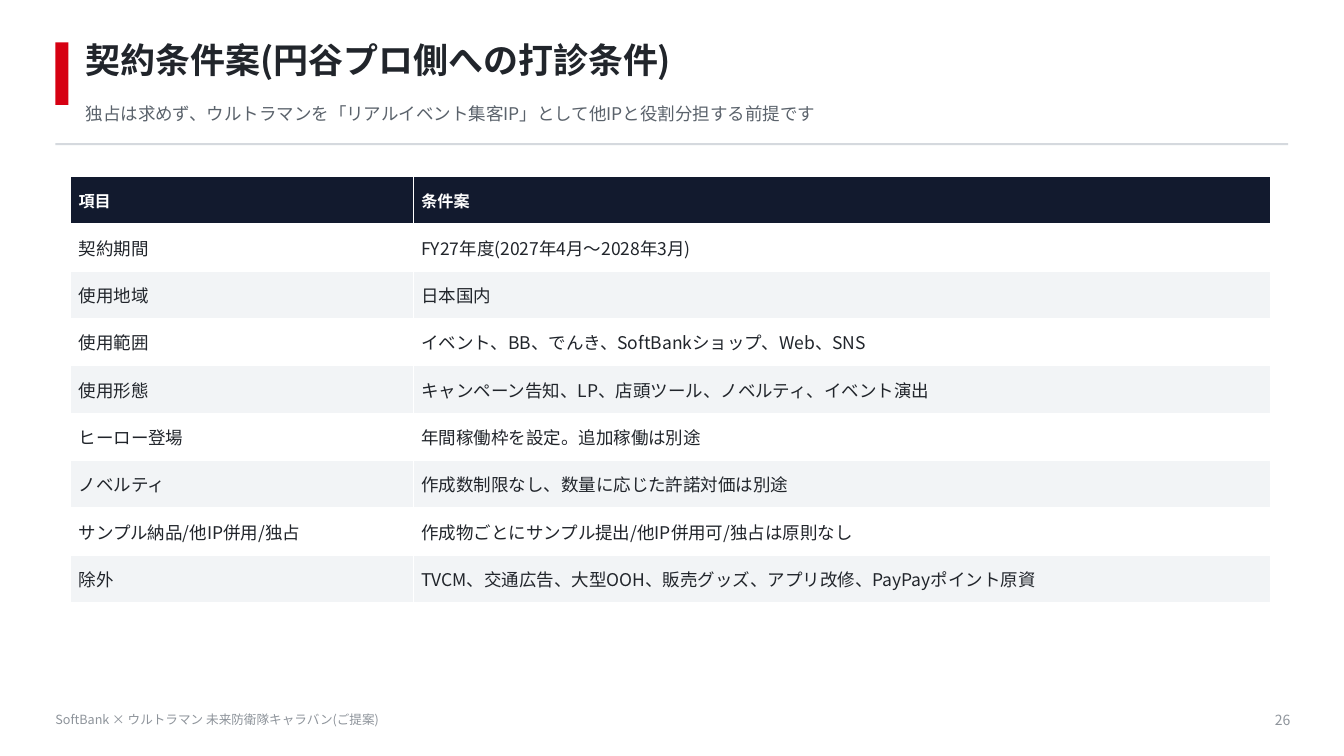
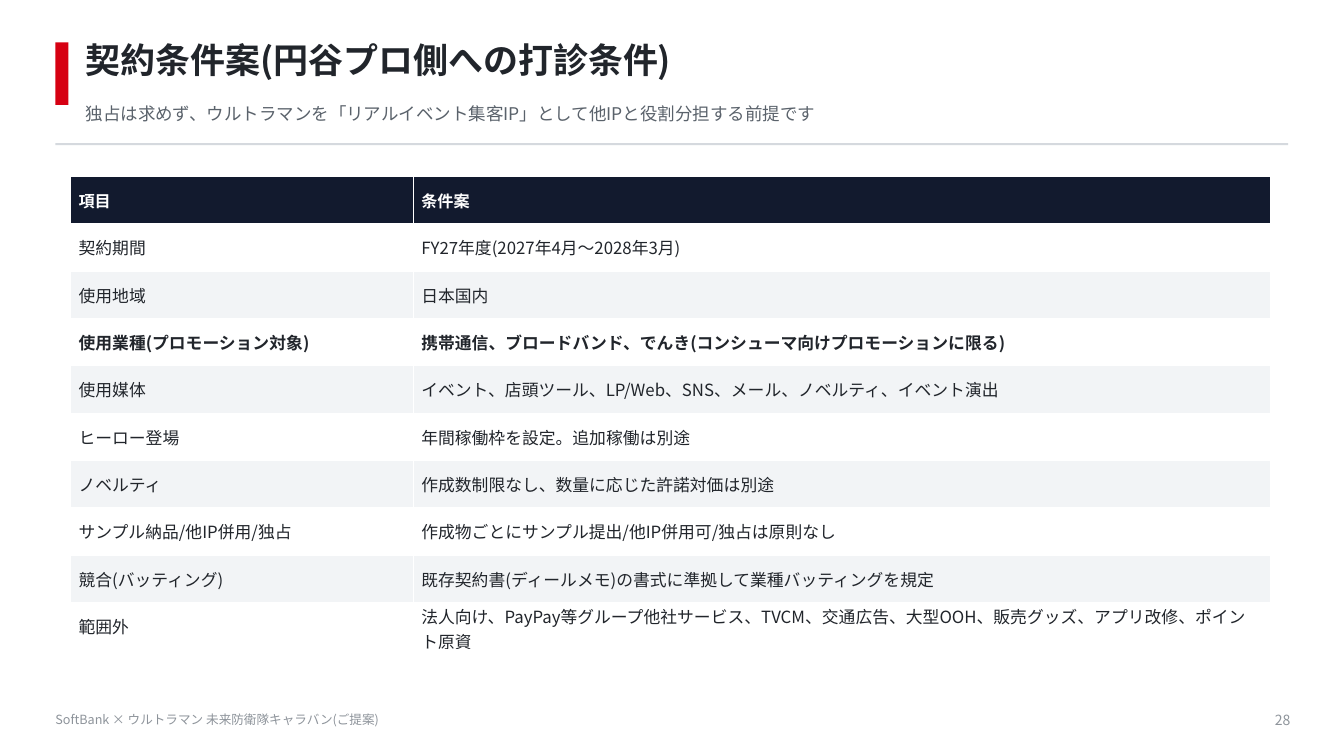
Before and after one commit to hayatoshintani-spe/kessho-lens, a slide deck: slide 28 of docs/proposals/softbank-ultraman-caravan/SoftBank_Ultraman_未来防衛隊キャラバン_提案資料.pptx (slide 26 before the commit). Drawn at 1344x756 pixels with LibreOffice and Linux fonts; fonts in the diff are those of the drawing. Boxes give left, top, right and bottom in pixels: in the first picture for what was removed or moved away, otherwise in the second. Text is boxed around its words. In the diff, an @@ line names an element or a change of style, - is before the commit and + after.

```diff
--- a/docs/proposals/softbank-ultraman-caravan/SoftBank_Ultraman_未来防衛隊キャラバン_提案資料.pptx
+++ b/docs/proposals/softbank-ultraman-caravan/SoftBank_Ultraman_未来防衛隊キャラバン_提案資料.pptx
@@ table at [71, 176, 1270, 653] @@
-row 4, column 1: 使用範囲
+row 4, column 1: 使用業種(プロモーション対象)
-row 4, column 2: イベント、BB、でんき、SoftBankショップ、Web、SNS
+row 4, column 2: 携帯通信、ブロードバンド、でんき(コンシューマ向けプロモーションに限る)
-row 5, column 1: 使用形態
+row 5, column 1: 使用媒体
-row 5, column 2: キャンペーン告知、LP、店頭ツール、ノベルティ、イベント演出
+row 5, column 2: イベント、店頭ツール、LP/Web、SNS、メール、ノベルティ、イベント演出
-row 9: 除外 | TVCM、交通広告、大型OOH、販売グッズ、アプリ改修、PayPayポイント原資
+row 9: 競合(バッティング) | 既存契約書(ディールメモ)の書式に準拠して業種バッティングを規定
+row 10: 範囲外 | 法人向け、PayPay等グループ他社サービス、TVCM、交通広告、大型OOH、販売グッズ、アプリ改修、ポイント原資
```
Also in this commit, not shown: 15 other slides changed, 2 slides added, 2 other files.
